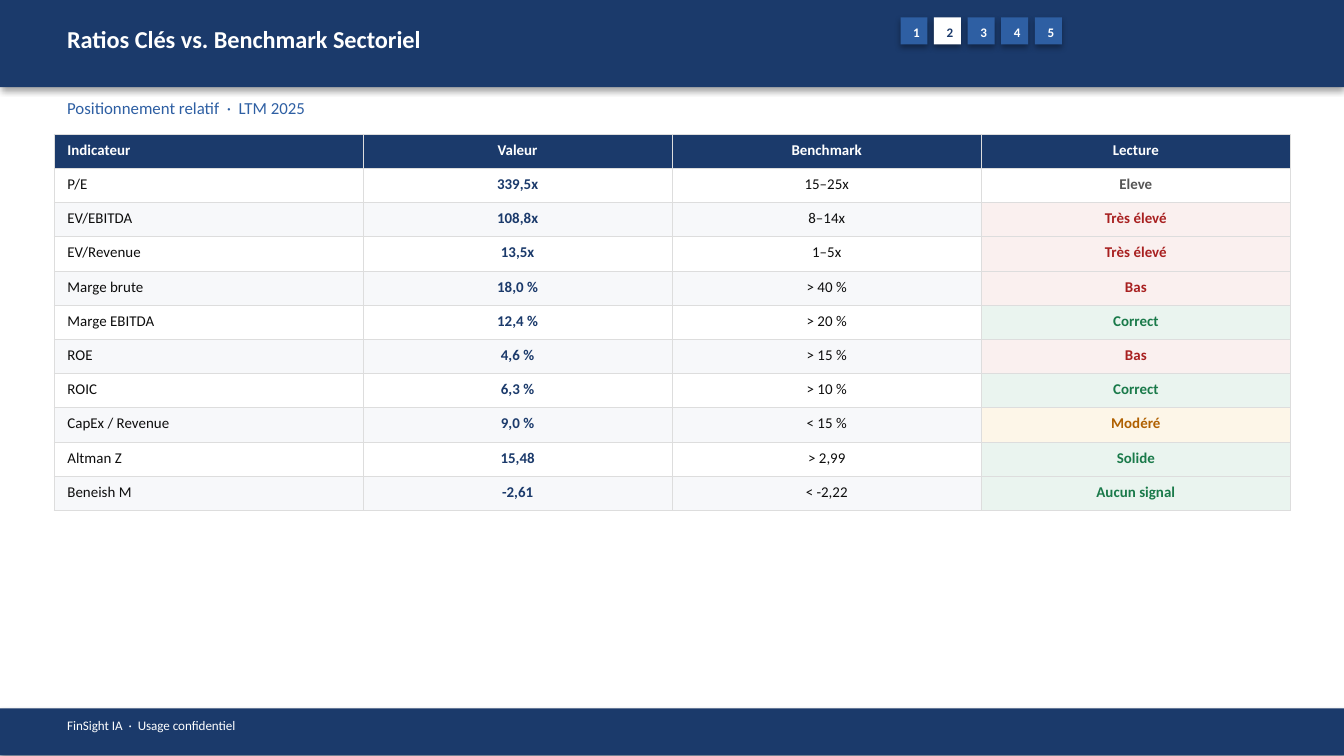
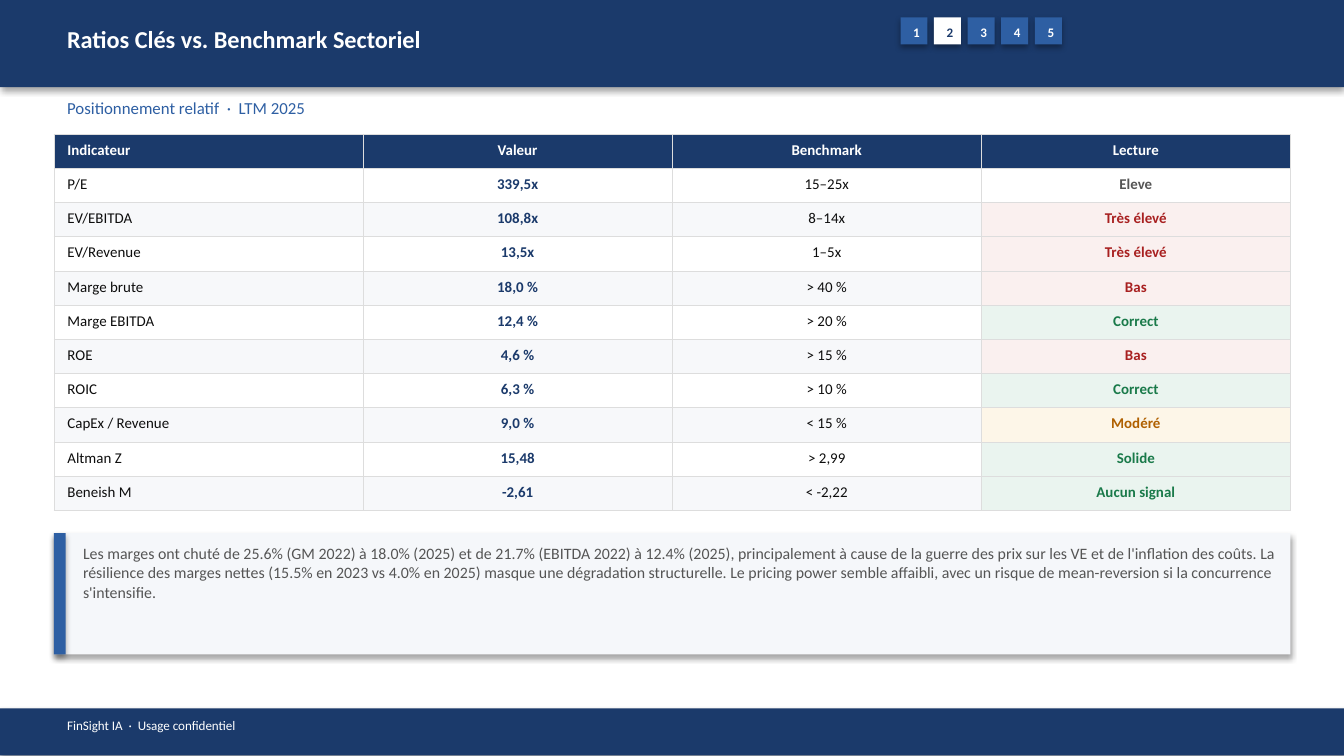
Before and after one commit to baptistejeh07-art/finsight-ia, a slide deck: slide 10 of preview/TSLA/TSLA_pitchbook.pptx. Drawn at 1344x756 pixels with LibreOffice and Linux fonts; fonts in the diff are those of the drawing. Boxes give left, top, right and bottom in pixels: in the first picture for what was removed or moved away, otherwise in the second. Text is boxed around its words. In the diff, an @@ line names an element or a change of style, - is before the commit and + after.

```diff
--- a/preview/TSLA/TSLA_pitchbook.pptx
+++ b/preview/TSLA/TSLA_pitchbook.pptx
@@ rectangle added at <box>54,534,1290,655</box>, fill #F5F7FA @@
@@ rectangle added at <box>54,534,66,655</box>, fill #2E5FA3 @@
@@ text added at <box>83,547,1274,598</box>, 8.5 pt, text #555555 @@
+Les marges ont chuté de 25.6% (GM 2022) à 18.0% (2025) et de 21.7% (EBITDA 2022) à 12.4% (2025), principalement à cause de la guerre des prix sur les VE et de l'inflation des coûts. La résilience des marges nettes (15.5% en 2023 vs 4.0% en 2025) masque une dégradation structurelle. Le pricing power semble affaibli, avec un risque de mean-reversion si la concurrence s'intensifie.
```
Also in this commit, not shown: 17 other slides changed, 2 other files.
